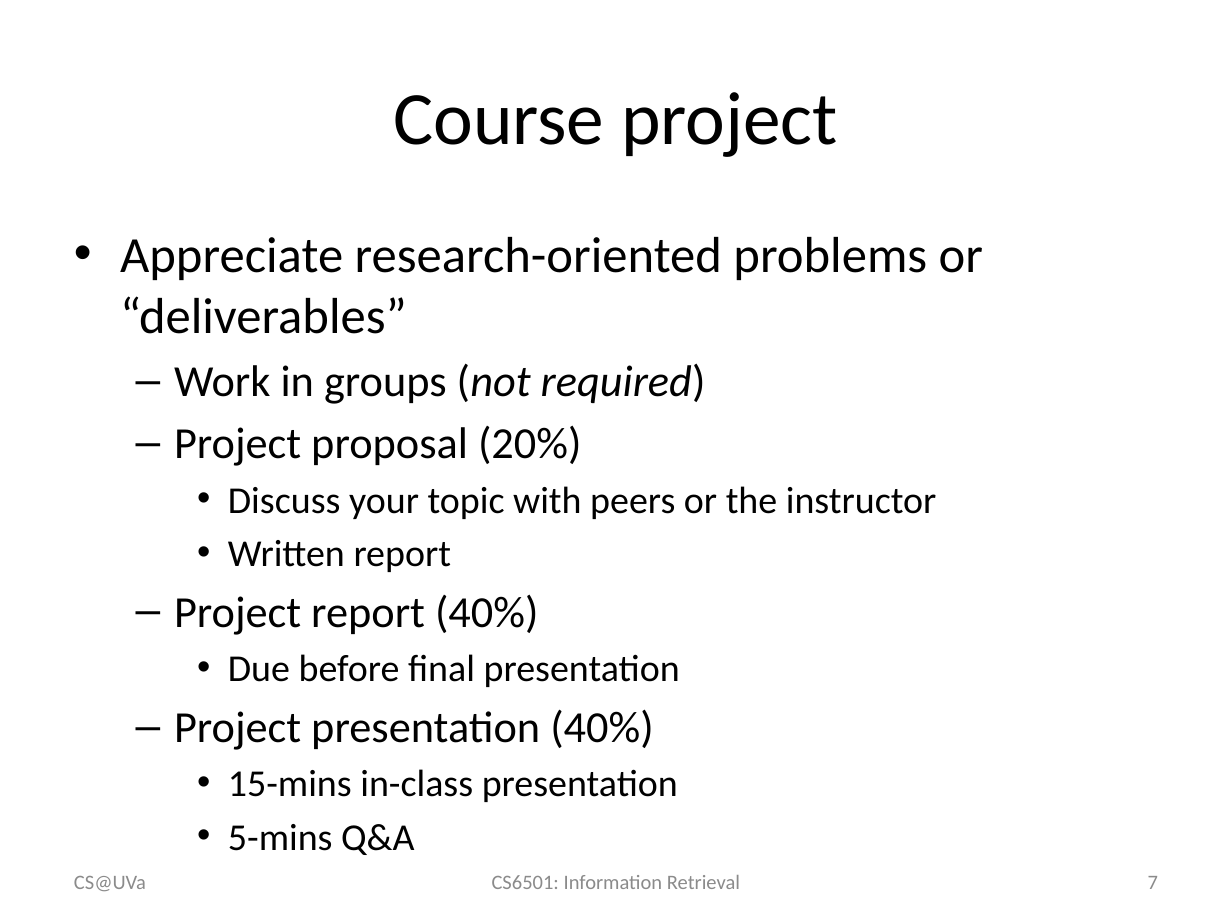
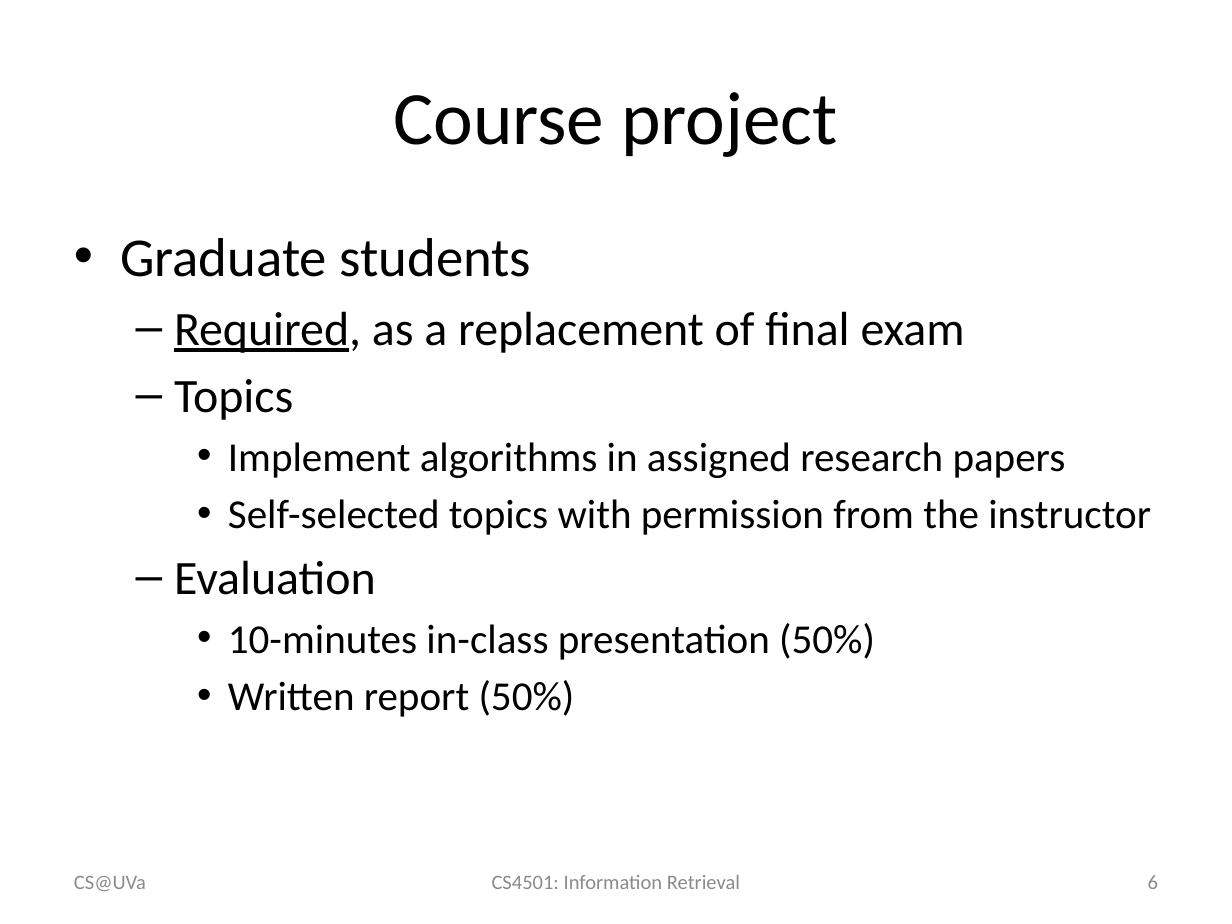
Before and after one commit to wang296/IR2015, a slide deck: slide 6 of docs/Course Policy.pptx (slide 7 before the commit). Drawn at 1232x924 pixels with LibreOffice and Linux fonts; fonts in the diff are those of the drawing. Boxes give left, top, right and bottom in pixels: in the first picture for what was removed or moved away, otherwise in the second. Text is boxed around its words. In the diff, an @@ line names an element or a change of style, - is before the commit and + after.

```diff
--- a/docs/Course Policy.pptx
+++ b/docs/Course Policy.pptx
@@ text at (120,238,1151,717): text changed; size 22.2 to 24 pt @@
-• Appreciate research-oriented problems or “deliverables”
-  – Work in groups (not required)
-  – Project proposal (20%)
-    • Discuss your topic with peers or the instructor
-    • Written report
-  – Project report (40%)
-    • Due before final presentation
-  – Project presentation (40%)
-    • 15-mins in-class presentation
-    • 5-mins Q&A
+• Graduate students
+  – Required, as a replacement of final exam
+  – Topics
+    • Implement algorithms in assigned research papers
+    • Self-selected topics with permission from the instructor
+  – Evaluation
+    • 10-minutes in-class presentation (50%)
+    • Written report (50%)
@@ text at (492,875,740,889): text changed @@
-CS6501: Information Retrieval
+CS4501: Information Retrieval
@@ page number at (1148,875,1158,889): text changed @@
-7
+6
```
Also in this commit, not shown: 8 other slides changed, 3 slides added, 1 slide removed, 6 other files.
